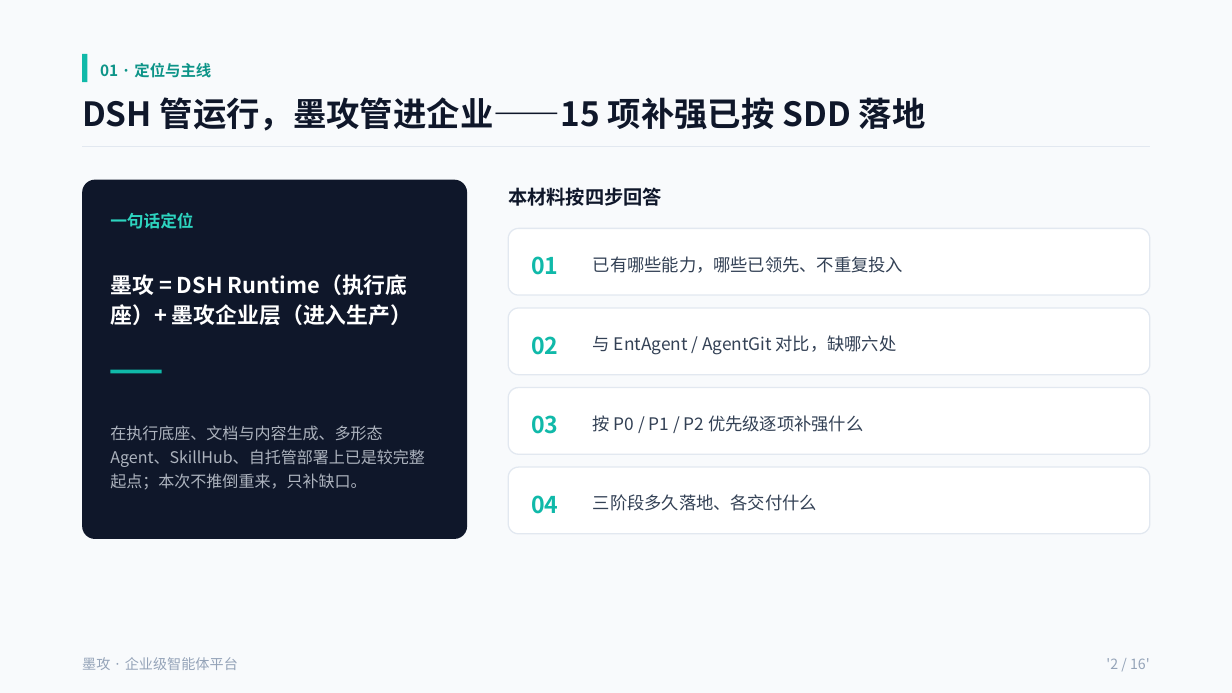
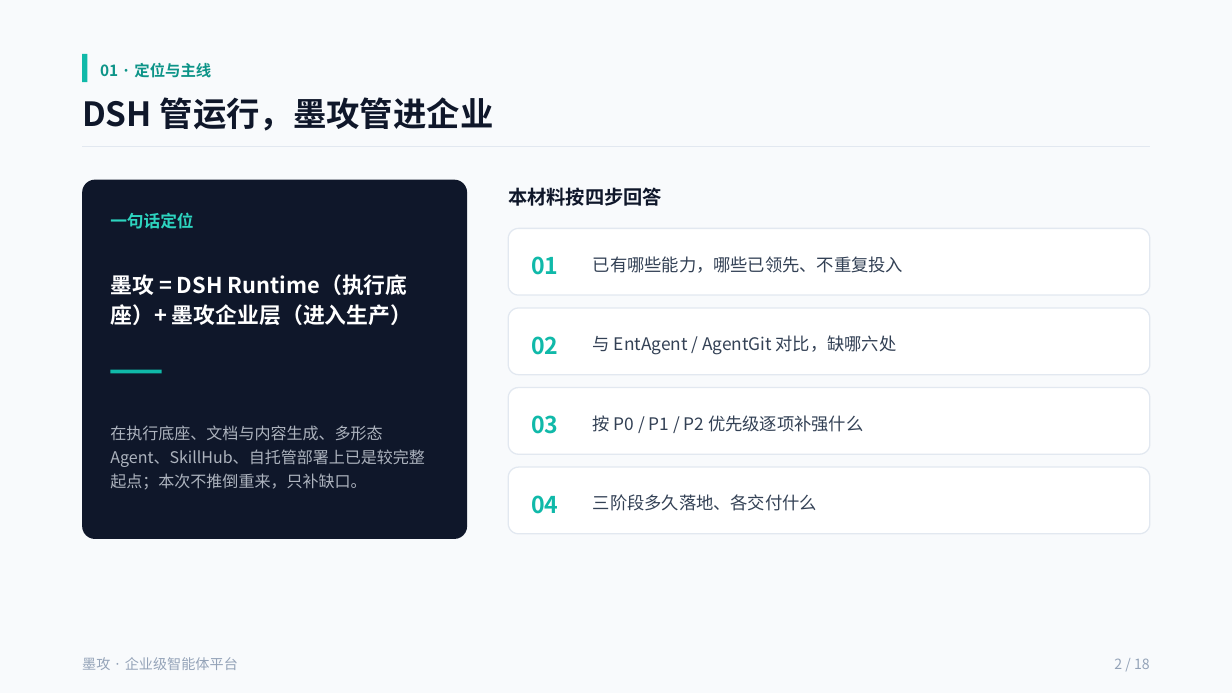
Before and after one commit to cooper2006/mogo, a slide deck: slide 2 of docs/intro-v4.pptx. Drawn at 1232x693 pixels with LibreOffice and Linux fonts; fonts in the diff are those of the drawing. Boxes give left, top, right and bottom in pixels: in the first picture for what was removed or moved away, otherwise in the second. Text is boxed around its words. In the diff, an @@ line names an element or a change of style, - is before the commit and + after.

```diff
--- a/docs/intro-v4.pptx
+++ b/docs/intro-v4.pptx
@@ text at bbox=[82, 97, 494, 131]: text changed @@
-DSH 管运行，墨攻管进企业——15 项补强已按 SDD 落地
+DSH 管运行，墨攻管进企业
@@ text at bbox=[1114, 658, 1150, 669]: text changed @@
-'2 / 16'
+2 / 18
```
Also in this commit, not shown: 15 other slides changed, 2 slides added, 8 other files.
